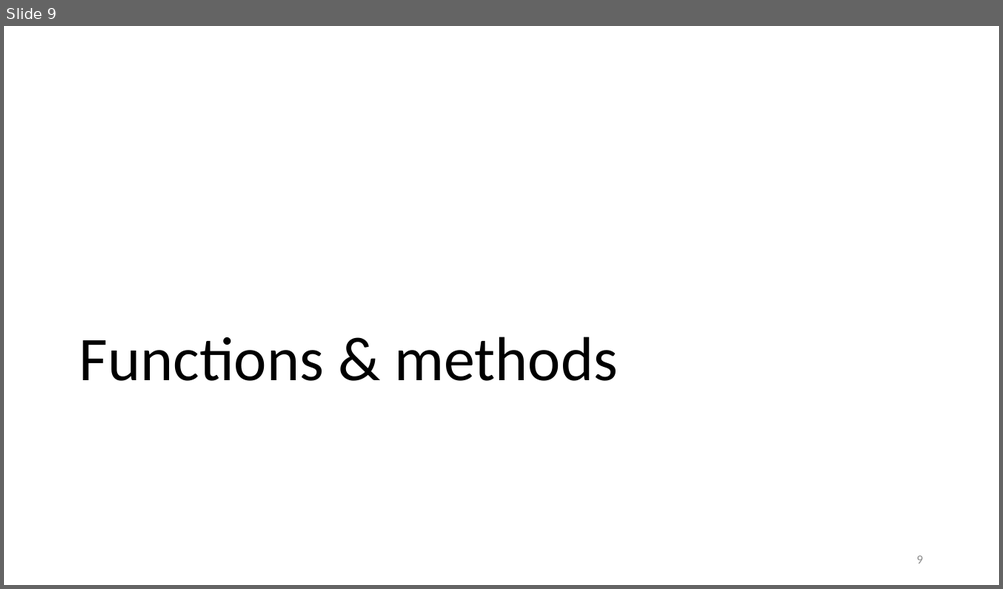
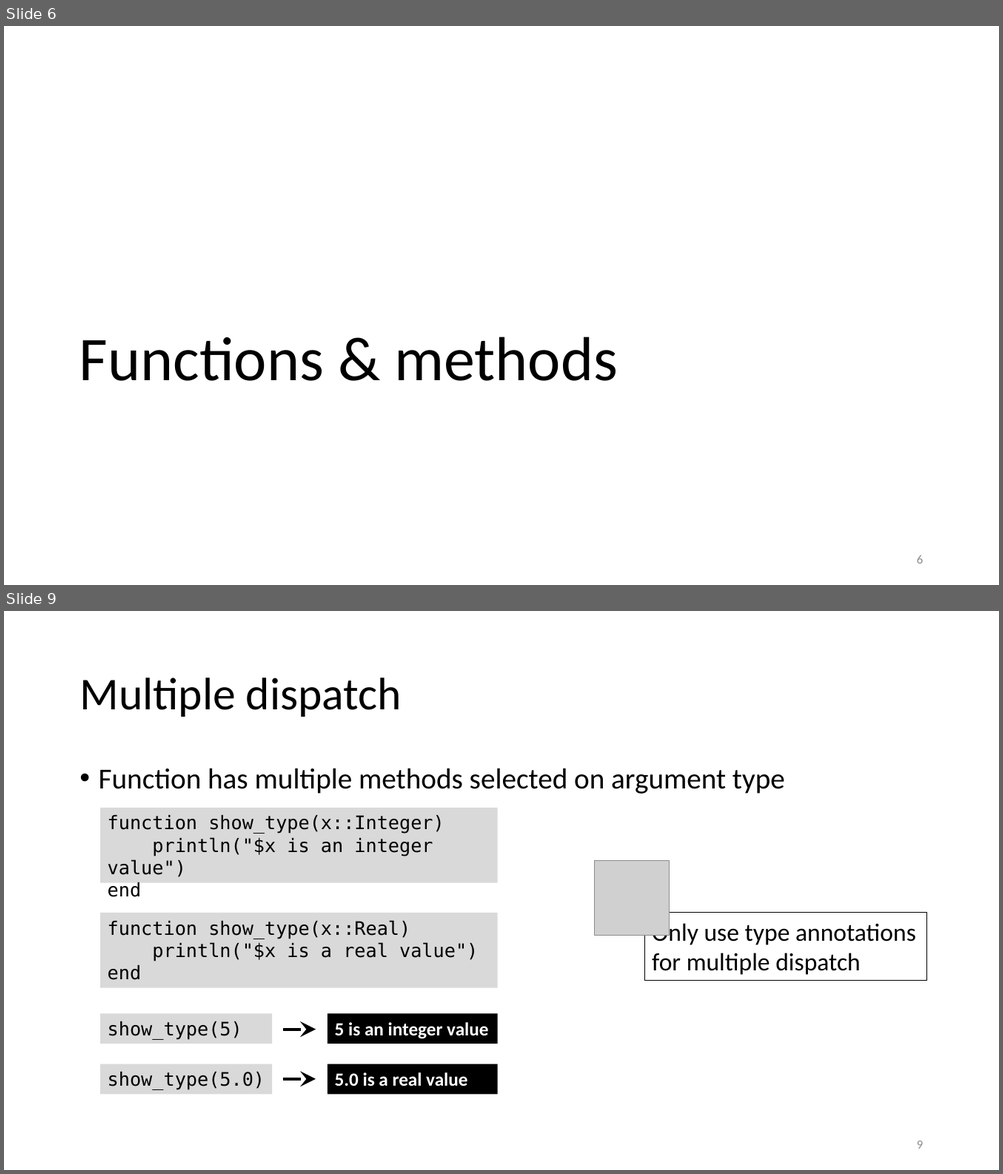
Before and after one commit to gjbex/Julia_good_bad_ugly, a slide deck: Julia,_good_back_ugly.pptx. Shown one above the other, each under a label of ours: slide 9 before the commit, slides 6 and 9 after it; the slides between them are not shown. The pictures are 1003x589 and 1003x1174 pixels, drawn with LibreOffice and Linux fonts; fonts in the diff are those of the drawing; grey boxes stand for pictures. Boxes give left, top, right and bottom in pixels: in the first picture for what was removed or moved away, otherwise in the second. Text is boxed around its words. In the diff, an @@ line names an element or a change of style, - is before the commit and + after.

```diff
--- a/Julia,_good_back_ugly.pptx
+++ b/Julia,_good_back_ugly.pptx
@@ slide 9 added at (4,611,999,1170), background #FFFFFF @@
@@ title added at (79,678,401,717), 44 pt, text #000000 @@
+Multiple dispatch
@@ text added at (99,768,785,794), 28 pt, text #000000 @@
+• Function has multiple methods selected on argument type
@@ rectangle added at (100,808,498,883), fill #D9D9D9, 18 pt, text #000000 @@
+function show_type(x::Integer)
+println("$x is an integer value")
+end
@@ picture added at (595,861,669,936) @@
@@ rectangle added at (100,913,498,988), fill #D9D9D9, 18 pt, text #000000 @@
+function show_type(x::Real)
+println("$x is a real value")
+end
@@ rectangle added at (645,913,927,981), outline #000000 0.75 pt, 24 pt, text #000000 @@
+Only use type annotations
+for multiple dispatch
@@ rectangle added at (100,1014,273,1044), fill #D9D9D9, 18 pt, text #000000 @@
+show_type(5)
@@ arrow added from (283, 1030) to (316, 1030), #000000 3 pt @@
@@ rectangle added at (327,1014,497,1044), fill #000000, 18 pt, text #FFFFFF, bold @@
+5 is an integer value
@@ rectangle added at (100,1065,273,1094), fill #D9D9D9, 18 pt, text #000000 @@
+show_type(5.0)
@@ rectangle added at (327,1065,497,1094), fill #000000, 18 pt, text #FFFFFF, bold @@
+5.0 is a real value
@@ arrow added from (283, 1079) to (316, 1079), #000000 3 pt @@
@@ page number added at (916,1141,922,1149), 12 pt, text #8C8C8C @@
+9
@@ what was slide 9 is now slide 6 @@
@@ page number at (916,556,922,564): text changed @@
-9
+6
```
Also in this commit, not shown: 3 slides changed, 13 other slides added, 1 slide removed.
